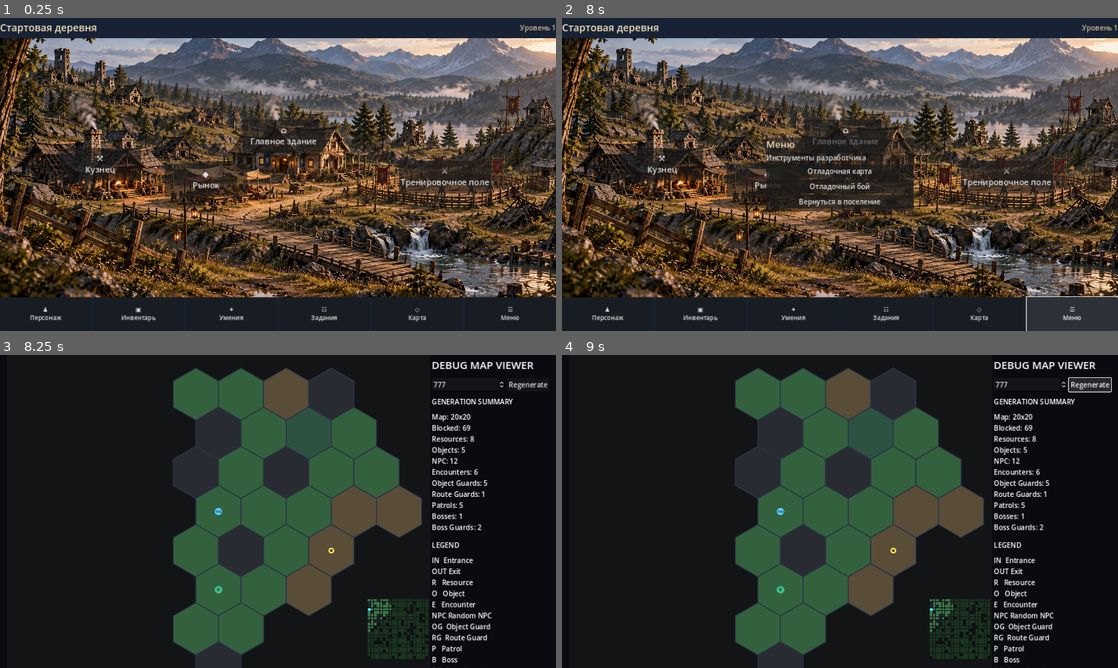
Above: before the commit, frames 1-4 (two rows, left to right).
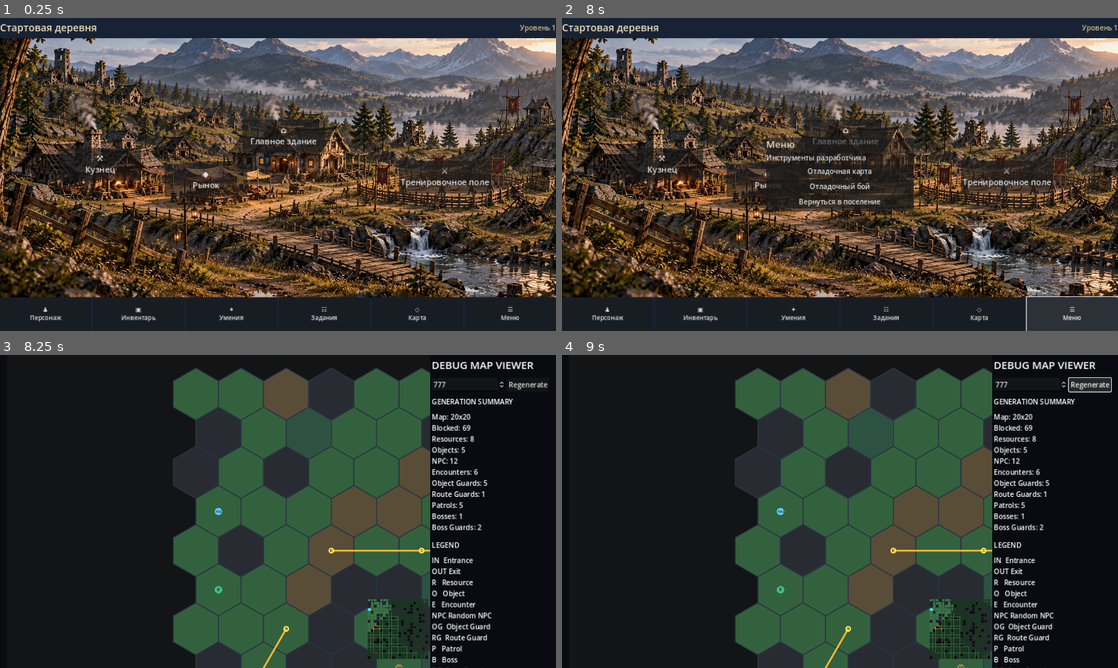
Above: after the commit, the same moments.

Repository: Archoniou1987/Battle-of-Artheon
Game: Godot game, scene res://scenes/main/main.tscn
The game is run twice, just before and just after one commit, with the same random seed, the same clock (stepped at 60 frames per second) and the same inputs.
Inputs:
- Up to frame 1 (0.25 s): no input
- Up to frame 2 (8 s): click "⚒ Кузнец" at 0.5 s; click "◆ Рынок" at 1.25 s; click "⌂ Главное здание" at 2 s; click "⚔ Тренировочное поле" at 2.75 s; click "♟ Персонаж" at 3.5 s; click "▣ Инвентарь" at 4.25 s; click "✦ Умения" at 5 s; click "☷ Задания" at 5.75 s; click "◇ Карта" at 6.5 s; click "☰ Меню" at 7.25 s
- Up to frame 3 (8.25 s): click "Отладочная карта" at 8 s
- Up to frame 4 (9 s): click "Regenerate" at 8.75 s

Frames 1-2 are identical in both runs. In frame 3, 12% of the frame differs, in the area x 43-78%, y 4-100%; in frame 4, 12%.

Commit message:
Render full map; viewport controls visible area instead of fog radius

Diff:
--- a/scenes/debug/debug_map_canvas.gd
+++ b/scenes/debug/debug_map_canvas.gd
@@ -3,7 +3,7 @@
 
 var HEX_SIZE:=20.0
 var map_offset:=Vector2.ZERO
-var visibility_radius:=4
+var visibility_radius:=4 # Retained for future fog-of-war; camera does not hide map cells.
 const SQRT3:=1.7320508075688772
 
 var generated:Dictionary={}
@@ -36,7 +36,7 @@
 		return
 	for cell in loot_markers:
 		var center:=_hex_center(cell)+Vector2(HEX_SIZE*0.48,-HEX_SIZE*0.42)
-		if _is_visible_hex(cell) and event.position.distance_to(center)<=10.0:
+		if event.position.distance_to(center)<=10.0:
 			loot_hex_selected.emit(cell)
 			accept_event()
 			return
@@ -46,7 +46,7 @@
 	for r in range(map.height):
 		for q in range(map.width):
 			var pos:=Vector2i(q,r)
-			if _is_visible_hex(pos) and Geometry2D.is_point_in_polygon(event.position,_hex_points(_hex_center(pos))):
+			if Geometry2D.is_point_in_polygon(event.position,_hex_points(_hex_center(pos))):
 				hex_selected.emit(pos)
 				accept_event()
 				return
@@ -73,8 +73,6 @@
 	for r in range(map.height):
 		for q in range(map.width):
 			var pos:=Vector2i(q,r)
-			if player_hex.x>=0 and HexGrid.distance(player_hex,pos)>visibility_radius:
-				continue
 			var center:=_hex_center(pos)
 			var cell:MapCell=map.cell(pos)
 			draw_colored_polygon(_hex_points(center),_cell_color(cell))
@@ -82,11 +80,6 @@
 	for patrol in generated.get("patrols",[]):
 		var points:=PackedVector2Array()
 		for pos in patrol.path:
-			if player_hex.x>=0 and HexGrid.distance(player_hex,pos)>visibility_radius:
-				if points.size()>=2:
-					draw_polyline(points,Color(0.95,0.72,0.20),3.0,true)
-				points.clear()
-				continue
 			points.append(_hex_center(pos))
 		if points.size()>=2:
 			draw_polyline(points,Color(0.95,0.72,0.20),3.0,true)
@@ -138,7 +131,7 @@
 		draw_line(center+Vector2(-2.0,0.0),center+Vector2(2.0,0.0),Color(0.48,0.28,0.07),1.5,true)
 
 func _is_visible_hex(pos:Vector2i)->bool:
-	return player_hex.x<0 or HexGrid.distance(player_hex,pos)<=visibility_radius
+	return true
 
 func _cell_color(cell:MapCell)->Color:
 	if cell.blocked:
